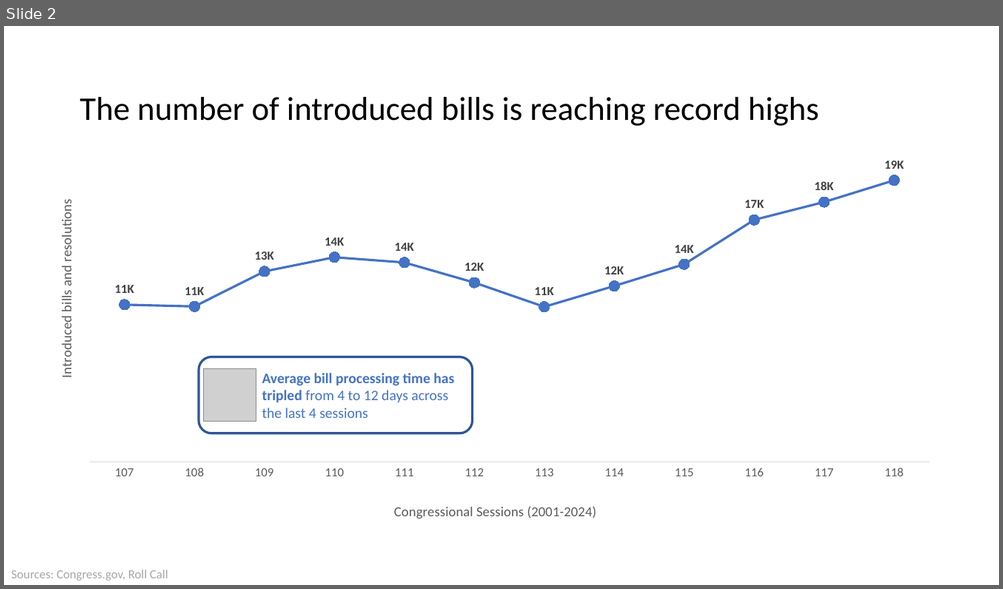
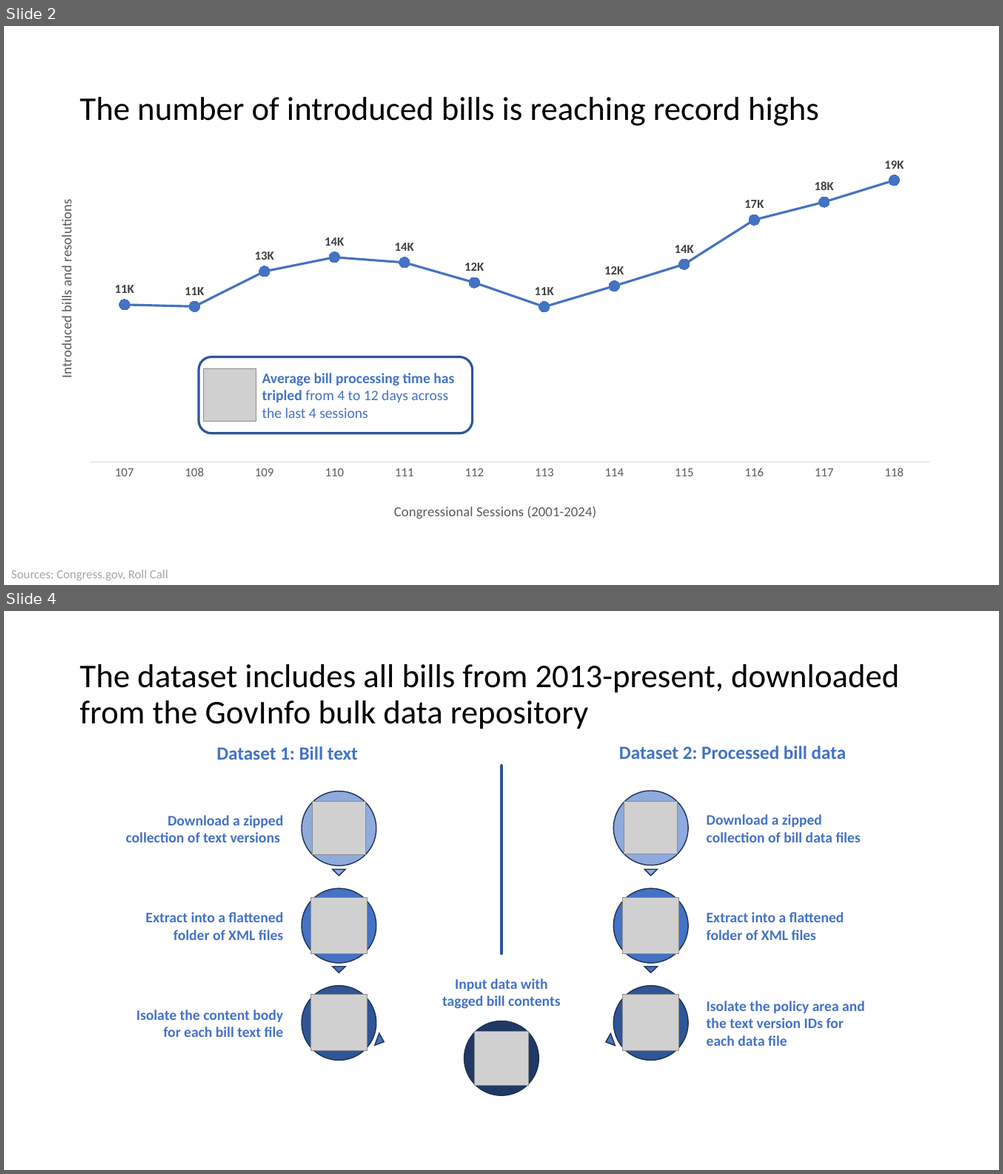
Before and after one commit to jbugli-NJ/FinalProject-Group3, a slide deck: Final-Group-Presentation/Final-Group-Presentation.pptx. Shown one above the other, each under a label of ours: slide 2 before the commit, slides 2 and 4 after it; the slides between them are not shown. The pictures are 1003x589 and 1003x1174 pixels, drawn with LibreOffice and Linux fonts; fonts in the diff are those of the drawing; grey boxes stand for pictures. Boxes give left, top, right and bottom in pixels: in the first picture for what was removed or moved away, otherwise in the second. Text is boxed around its words. In the diff, an @@ line names an element or a change of style, - is before the commit and + after.

Commit message:
Updating with downloads
Updating with a visual for GovInfo downloads

```diff
--- a/Final-Group-Presentation/Final-Group-Presentation.pptx
+++ b/Final-Group-Presentation/Final-Group-Presentation.pptx
@@ slide 4 added at (4, 611, 999, 1170), background #FFFFFF @@
@@ title added at (79, 664, 899, 729), 32 pt, text #000000 @@
+The dataset includes all bills from 2013-present, downloaded from the GovInfo bulk data repository
@@ line added from (502, 766) to (502, 954), #2F5597 3 pt @@
@@ group added at (126, 746, 865, 1096): 9 texts, 7 ellipses, 7 pictures, 6 triangles @@
+Dataset 1: Bill text
+Download a zipped collection of text versions
+Extract into a flattened folder of XML files
+Isolate the content body for each bill text file
+Dataset 2: Processed bill data
+Download a zipped collection of bill data files
+Extract into a flattened folder of XML files
+Isolate the policy area and the text version IDs for each data file
+Input data with tagged bill contents
```
Also in this commit, not shown: 1 slide changed.
